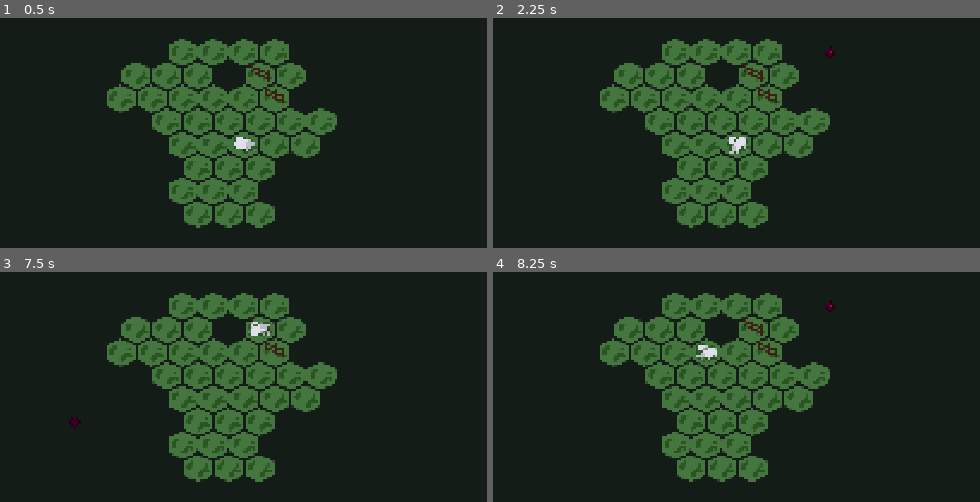
Above: before the commit, frames 1-4 (two rows, left to right).
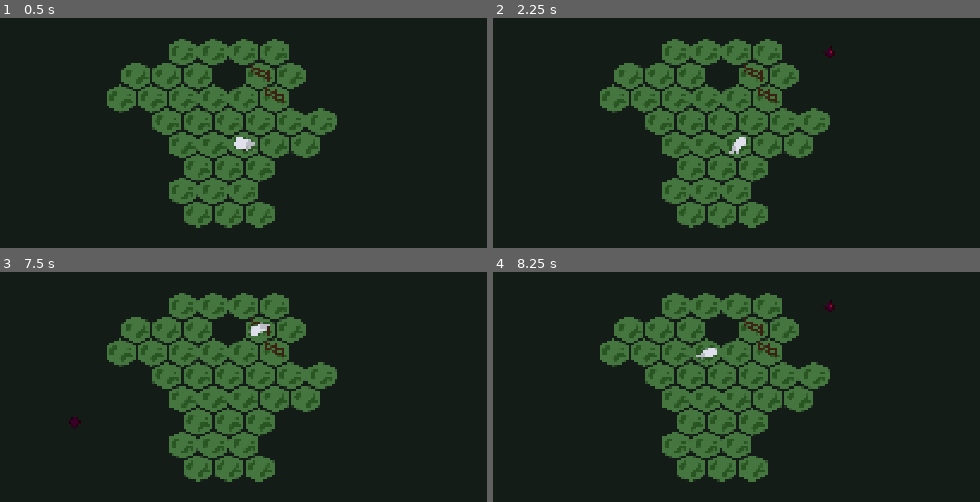
Above: after the commit, the same moments.

Repository: zunda-arrow/Sheep
Game: Godot game, scene res://game/Level.tscn
The game is run twice, just before and just after one commit, with the same random seed, the same clock (stepped at 60 frames per second) and the same inputs. The engine's default icon, where the game draws it, is replaced by a stand-in: a white triangle on a blue panel in a dark square.
Inputs (mouse positions are in pixels of both pictures, inside the frame that each line leads up to):
- Up to frame 1 (0.5 s): no input
- Up to frame 2 (2.25 s): tap Enter at 0.5, 2 s; move the mouse to (911, 123) at 0.52 s; click (911, 123) at 0.67 s; tap Space at 1.25 s; move the mouse to (575, 167) at 1.27 s; click (575, 167) at 1.42 s; move the mouse to (814, 47) at 2.02 s; click (814, 47) at 2.17 s
- Up to frame 3 (7.5 s): tap Space at 2.75, 4.25 s; move the mouse to (204, 490) at 2.77 s; click (204, 490) at 2.92 s; tap Enter at 3.5 s; move the mouse to (482, 467) at 3.52 s; click (482, 467) at 3.67 s; move the mouse to (4, 331) at 4.27 s; click (4, 331) at 4.42 s; move the mouse to (282, 400) at 5.02 s; click (282, 400) at 5.17 s; move the mouse to (121, 288) at 5.77 s; click (121, 288) at 5.92 s; move the mouse to (418, 377) at 6.52 s; click (418, 377) at 6.67 s; move the mouse to (82, 421) at 7.27 s; click (82, 421) at 7.42 s
- Up to frame 4 (8.25 s): move the mouse to (814, 301) at 8.02 s; click (814, 301) at 8.17 s

Frame 1 is identical in both runs. In frame 2, less than 0.1% of the frame differs, in the area x 48-53%, y 51-58%; in frame 3, less than 0.1%; in frame 4, less than 0.1%, in the area x 41-46%, y 30-39%.

Commit message:
rotate the sheep

Diff:
--- a/game/sheep.gd
+++ b/game/sheep.gd
@@ -11,10 +11,11 @@
 func go(to: Vector2i, angle: float):
 	pos = to
 	position = $"../TileMap".map_to_local(to)
+	rotation = rotate_sheep(angle)
 
 func preview(to: Vector2, angle: float):
 	$"SheepGoTo".global_position = $"../TileMap".map_to_local(to)
-	$SheepGoTo.rotation = rotate_sheep(angle)
+	$SheepGoTo.global_rotation = rotate_sheep(angle)
 
 func rotate_sheep(facing: float):
 	return facing - (PI / 6)
